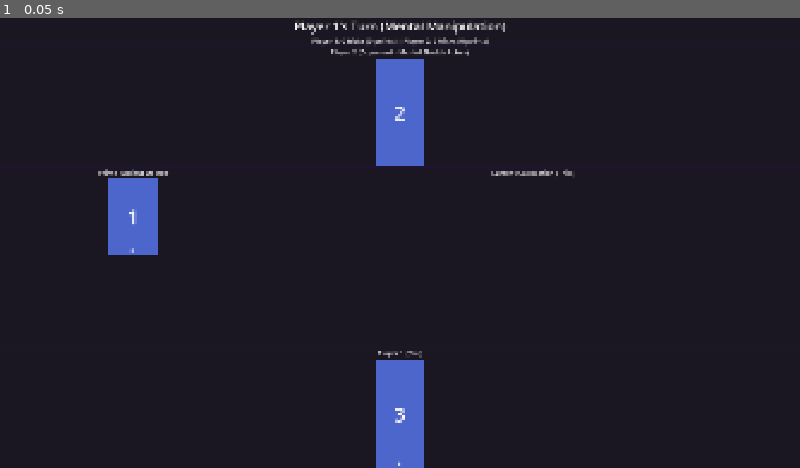
Above: before the commit, frame 1.
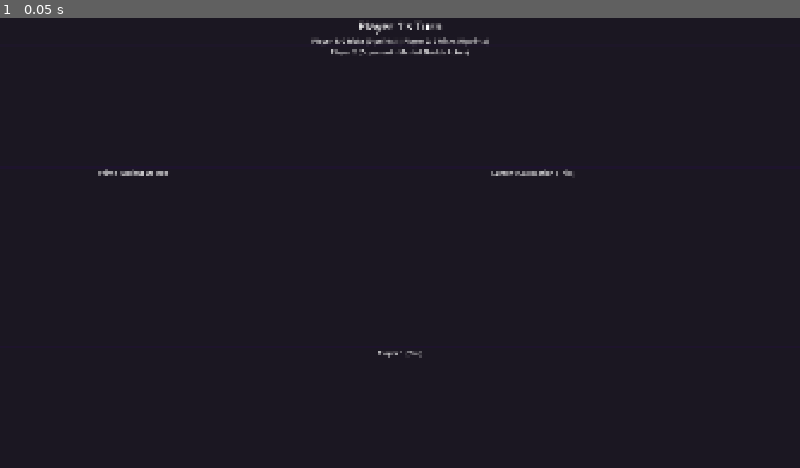
Above: after the commit, the same moment.

Repository: cddigi/whispers-from-the-radiant
Game: Godot game, scene res://assets/game/game_scene.tscn
Same seed, same stepped clock (60 frames per second), same inputs: the game is played once before the commit and once after it. This scene is started directly instead of the project's main scene.
Inputs:
- Up to frame 1 (0.05 s): no input

The runs differ from the first frame. In frame 1, 4.2% of the frame differs, in the area x 13-64%, y 0-100%.
Error before the commit: Invalid call. Nonexistent function 'set_face_up' in base 'Control (Card)'. (res://assets/game/game_controller.gd:110)
Error after the commit: Parse Error: Could not find type "AIStrategy" in the current scope. (res://assets/game/game_controller.gd:29)

Commit message:
Add AI antagonist opponent with strategic play
Implement AI opponent (antagonist) support so the game can be played single-player against a configurable AI. Initialize an AIStrategy instance with difficulty in game_controller.gd and replace the previous naive "lowest card" play logic with ai_strategy.choose_card_to_play(...). The AI now considers current trick counts for both protagonist and antagonist and logs its difficulty/strategy; a fallback to the first card remains if the strategy fails.

- Initialize ai_strategy and ai_difficulty in _ready()
- Replace simple follow/lead heuristics with strategy-driven card selection
- Add debug output including difficulty and current target strategy
- Preserve fallback behavior to avoid runtime failures

This change is needed to enable single-player gameplay against an intelligent opponent, provide multiple difficulty levels, and allow future AI improvements (card evaluator, strategy modules, and tests).

Diff:
--- a/assets/game/game_controller.gd
+++ b/assets/game/game_controller.gd
@@ -25,9 +25,18 @@
 var player1_trick_card: Card = null
 var player2_trick_card: Card = null
 
+## AI Strategy instance for opponent
+var ai_strategy: AIStrategy = null
+var ai_difficulty: AIStrategy.Difficulty = AIStrategy.Difficulty.MEDIUM
+
 
 func _ready() -> void:
 	print("=== Whispers from the Radiant - Game Start ===")
+
+	# Initialize AI strategy
+	ai_strategy = AIStrategy.new()
+	ai_strategy.difficulty = ai_difficulty
+
 	initialize_new_round()
 
 
@@ -429,7 +438,7 @@
 			return 0  # Exposed Operation (10-13 tricks)
 
 
-## Simple AI logic for opponent's card play
+## AI logic for antagonist's card play
 func ai_play_card() -> void:
 	var ai_player_id := 3 - game_state.local_player_id
 	var ai_hand := game_state.mentalic2_hand if ai_player_id == 2 else game_state.mentalic1_hand
@@ -438,30 +447,28 @@
 		print("AI has no cards to play!")
 		return
 
-	# Simple AI: play first valid card from hand
-	var card_to_play: CardData = null
-
-	# If we need to follow suit, find a card of that aspect
-	if not game_state.current_trick.is_empty():
-		var valid_cards := DeckGenerator.get_cards_of_aspect(ai_hand, game_state.lead_aspect)
-		if not valid_cards.is_empty():
-			# Play lowest card of lead aspect
-			card_to_play = valid_cards[0]
-			for card in valid_cards:
-				if card.value < card_to_play.value:
-					card_to_play = card
-
-	# If we don't need to follow suit (or can't), play lowest card overall
+	# Get AI's current trick count
+	var ai_tricks := game_state.mentalic2_tricks if ai_player_id == 2 else game_state.mentalic1_tricks
+	var protagonist_tricks := game_state.mentalic1_tricks if ai_player_id == 2 else game_state.mentalic2_tricks
+
+	# Use AI strategy to choose best card
+	var card_to_play: CardData = ai_strategy.choose_card_to_play(
+		ai_hand,
+		game_state,
+		ai_tricks,
+		protagonist_tricks
+	)
+
 	if not card_to_play:
+		print("AI strategy failed to choose a card! Falling back to first card.")
 		card_to_play = ai_hand[0]
-		for card in ai_hand:
-			if card.value < card_to_play.value:
-				card_to_play = card
-
-	print("AI (Player %d) choosing to play %s %d" % [
+
+	print("AI (Player %d) [%s] choosing to play %s %d (strategy: %s)" % [
 		ai_player_id,
+		_get_difficulty_name(),
 		card_to_play.get_aspect_name(),
-		card_to_play.value
+		card_to_play.value,
+		ai_strategy.current_target_strategy
 	])
 
 	# Find the card instance in the UI
